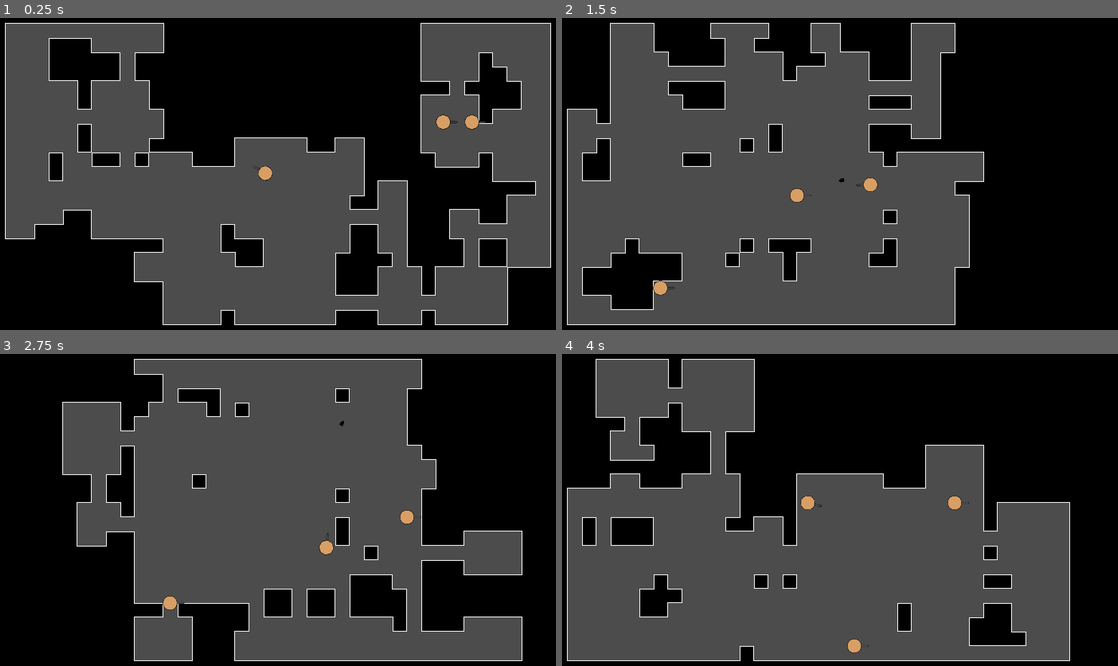
Above: before the commit, frames 1-4 (two rows, left to right).
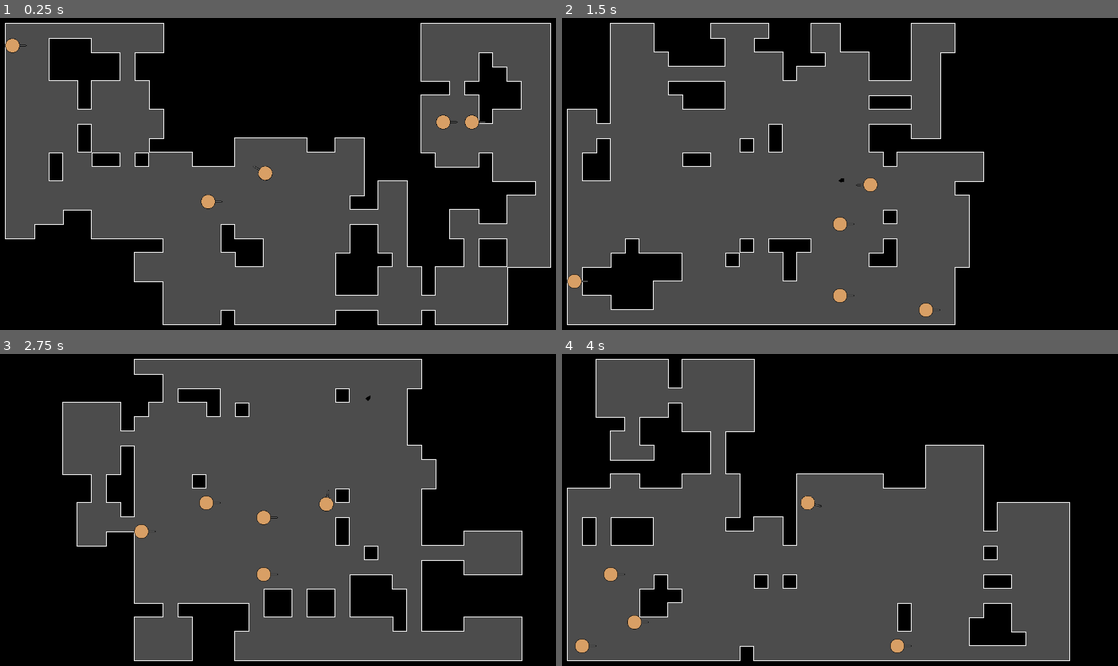
Above: after the commit, the same moments.

Repository: mksime/stealth
Game: Godot game, scene res://map/Wolrd.tscn
The game is run twice, just before and just after one commit, with the same random seed, the same clock (stepped at 60 frames per second) and the same inputs.
Inputs (mouse positions are in pixels of both pictures, inside the frame that each line leads up to):
- Up to frame 1 (0.25 s): no input
- Up to frame 2 (1.5 s): tap Enter (ui_accept) at 0.5, 0.77 s; move the mouse to (967, 155) at 0.52 s; hold D (right) 0.53-1.28 s; click (967, 155) at 0.67 s; move the mouse to (723, 186) at 1.27 s; hold S (down) from 1.28 s (still down); click (723, 186) at 1.42 s
- Up to frame 3 (2.75 s): tap Enter (ui_accept) at 1.52 s; move the mouse to (333, 435) at 2.02 s; release S (down) at 2.03 s; hold D (right) from 2.03 s (still down); click (333, 435) at 2.17 s
- Up to frame 4 (4 s): move the mouse to (812, 569) at 2.77 s; release D (right) at 2.78 s; hold W (up) 2.78-3.53 s; click (812, 569) at 2.92 s; tap Enter (ui_accept) at 3.02, 3.5, 3.77 s; move the mouse to (1012, 553) at 3.52 s; hold A (left) from 3.53 s (still down); click (1012, 553) at 3.67 s

The runs differ from the first frame. In frame 1, 0.2% of the frame differs, in the area x 0-41%, y 6-62%; in frame 2, 0.6%; in frame 3, 0.8%, in the area x 24-76%, y 13-83%; in frame 4, 0.6%.

Commit message:
Mostra a saída

Diff:
--- a/bullet/Bullet.gd
+++ b/bullet/Bullet.gd
@@ -3,6 +3,8 @@
 const SPEED = 500
 
 var velocity = Vector2()
+
+signal kill
 
 func _physics_process(delta):
 	var collision = move_and_collide(velocity * delta)
@@ -12,6 +14,8 @@
 	elif collision and collision.collider.is_in_group('shooter'):
 		collision.collider.queue_free()
 		queue_free()
+		if collision.collider.is_in_group('enemy'):
+			emit_signal("kill")
 
 func set_bullet_direction(direction):
 	velocity = direction * SPEED
--- a/map/Wolrd.gd
+++ b/map/Wolrd.gd
@@ -5,17 +5,20 @@
 const PLAYER = preload("res://shooter/Player.tscn")
 const ENEMY = preload("res://shooter/Enemy.tscn")
 const EXIT = preload("res://map/ExitDoor.tscn")
+const BULLET = preload("res://bullet/Bullet.tscn")
 
 var boarders = Rect2(1, 1, 38, 21)
 var rng = RandomNumberGenerator.new()
 var enemies = []
 var exit
 
-export (int) var n_enemies = 2
+export (int) var n_enemies = 4
 
 func _ready():
 	randomize()
 	generate_level()
+#	Outro modo de checar a quantidade de inimigos
+#	enemies = get_tree().get_nodes_in_group("enemy")
 
 func generate_level():
 	var walker = Walker.new(Vector2(19, 11), boarders)
@@ -24,6 +27,7 @@
 	var player = PLAYER.instance()
 	add_child(player)
 	player.position = map.front() * 32
+	player.connect("kill", self, "check")
 
 	for _ene in range(n_enemies):
 		var enemy = ENEMY.instance()
@@ -49,8 +53,14 @@
 	if event.is_action_pressed("ui_accept"):
 		reload_level()
 
-func _process(delta):
+func check():
 	enemies = get_tree().get_nodes_in_group("enemy")
-	if len(enemies) == 0:
+#	Outro modo de checar a quantidade de inimigos
+#	for enemy in enemies:
+#		var wr = weakref(enemy);
+#		if (!wr.get_ref()):
+#			 enemies.erase(enemy)
+#	É 1 porque o obj não é deletado até que a função termine de ser executada
+	if len(enemies) == 1:
 		exit.connect("leaving_level", self, "reload_level")
 		exit.show()
--- a/shooter/Player.gd
+++ b/shooter/Player.gd
@@ -3,6 +3,8 @@
 const BULLET = preload("res://bullet/Bullet.tscn")
 
 #export (float) var lifetime = 3
+
+signal kill
 
 func get_input():
 
@@ -33,3 +35,7 @@
 				bullet.global_position = $Muzzle.global_position
 				bullet.set_bullet_direction(direction)
 				bullet.rotation_degrees = rotation_degrees
+				bullet.connect("kill", self, "kill")
+
+func kill():
+	emit_signal("kill")
